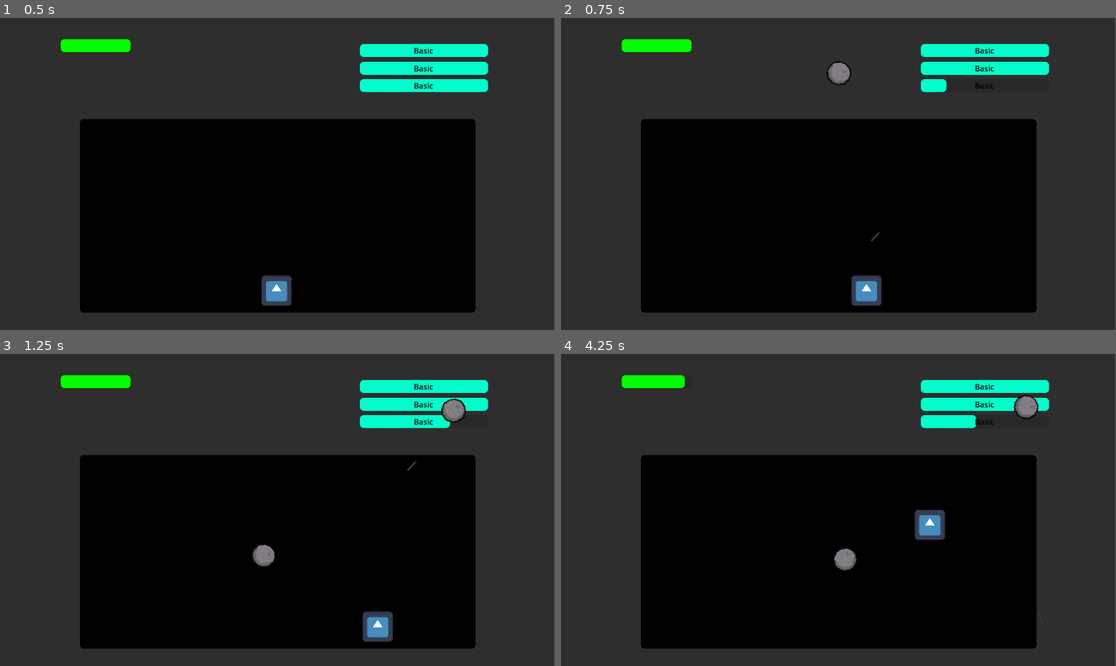
Above: before the commit, frames 1-4 (two rows, left to right).
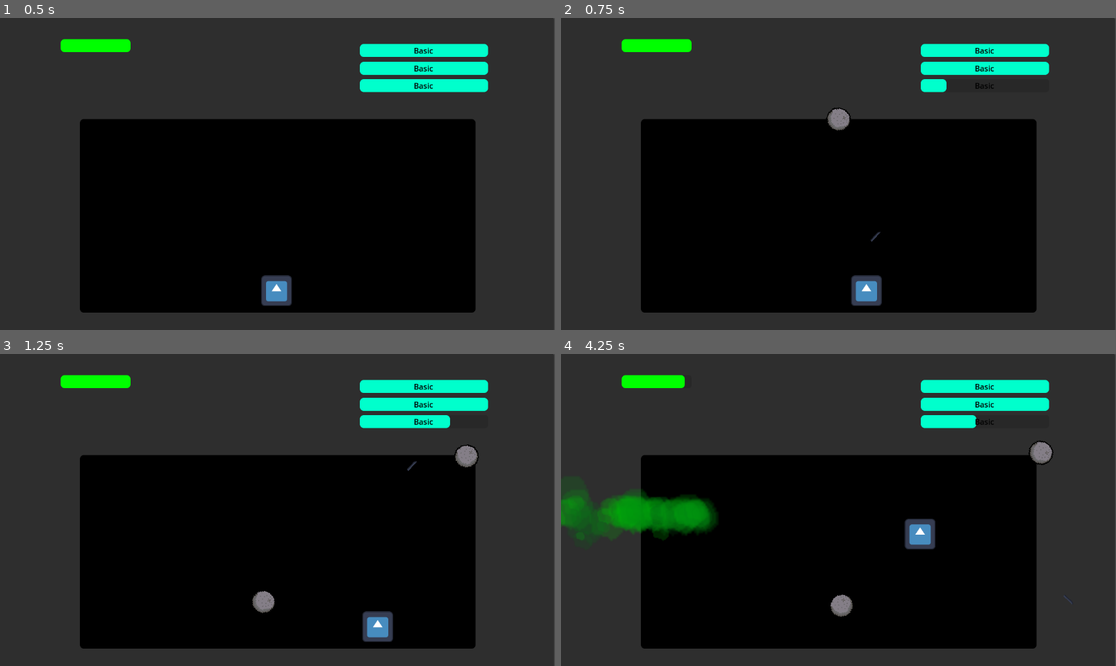
Above: after the commit, the same moments.

Repository: SampaiWasTaken/LD55
Game: Godot game, scene res://Scenes/CombatScenes/combat_scene_bat.tscn
The game is run twice, just before and just after one commit, with the same random seed, the same clock (stepped at 60 frames per second) and the same inputs. This scene is started directly instead of the project's main scene. The engine's default icon, where the game draws it, is replaced by a stand-in: a white triangle on a blue panel in a dark square.
Inputs (mouse positions are in pixels of both pictures, inside the frame that each line leads up to):
- Up to frame 1 (0.5 s): no input
- Up to frame 2 (0.75 s): tap Enter at 0.5 s; move the mouse to (960, 158) at 0.52 s; press the mouse at (960, 158) at 0.53 s; hold D (walkRight) from 0.53 s (still down)
- Up to frame 3 (1.25 s): keep holding D (walkRight)
- Up to frame 4 (4.25 s): move the mouse to (727, 525) at 1.27 s; release D (walkRight) at 1.28 s; release the mouse at (727, 525) at 1.28 s; hold Down (walkDown) 1.28-2.03 s; tap E (interact) at 1.35 s; click (727, 525) at 1.55 s; move the mouse to (894, 441) at 2.02 s; press the mouse at (894, 441) at 2.03 s; hold D (walkRight) 2.03-2.78 s; move the mouse to (810, 572) at 2.77 s; release the mouse at (810, 572) at 2.78 s; hold W (walkUp) 2.78-3.53 s; click (810, 572) at 2.85 s; move the mouse to (1005, 556) at 3.52 s; hold A (walkLeft) from 3.53 s (still down); hold E (interact) from 3.53 s (still down); click (1005, 556) at 3.8 s

Frame 1 is identical in both runs. In frame 2, 0.5% of the frame differs, in the area x 47-53%, y 13-37%; in frame 3, 0.9%; in frame 4, 5.0%, in the area x 0-93%, y 12-87%.

Commit message:
added gas attack

Diff:
--- /dev/null
+++ b/Assets/bad_gas.tres
@@ -0,0 +1,10 @@
+[gd_resource type="ParticleProcessMaterial" format=3 uid="uid://d3qdx6tm4dhi1"]
+
+[resource]
+lifetime_randomness = 0.12
+particle_flag_rotate_y = true
+particle_flag_disable_z = true
+radial_velocity_max = 200.0
+scale_max = 5.0
+color = Color(0, 1, 0, 0.196078)
+hue_variation_max = 0.3
--- /dev/null
+++ b/Scenes/CombatScenes/bad_gas.gd
@@ -0,0 +1,20 @@
+extends Area2D
+
+var velocity: Vector2 = Vector2()
+@export var oppositionString = ""
+@export var duration = 5
+var direction = Vector2.ZERO
+
+func _ready():
+	connect("body_entered",  _on_body_entered)
+
+func _process(delta):
+	position += velocity * delta
+	duration -= delta
+	if duration <= 0:
+		queue_free()
+
+func _on_body_entered(body:Node2D):
+	if body.is_in_group(oppositionString):
+		body.hurt()
+		queue_free()
--- /dev/null
+++ b/Scenes/CombatScenes/bad_gas.tscn
@@ -0,0 +1,28 @@
+[gd_scene load_steps=5 format=3 uid="uid://c7iy0ckisjusy"]
+
+[ext_resource type="Texture2D" uid="uid://bdgjpb2si22po" path="res://Assets/poison.png" id="1_gxldk"]
+[ext_resource type="Script" path="res://Scenes/CombatScenes/bad_gas.gd" id="1_pdxlk"]
+[ext_resource type="Material" uid="uid://d3qdx6tm4dhi1" path="res://Assets/bad_gas.tres" id="2_nnhm1"]
+
+[sub_resource type="CircleShape2D" id="CircleShape2D_fgxdo"]
+radius = 63.0079
+
+[node name="Node2D" type="Area2D"]
+collision_layer = 2
+script = ExtResource("1_pdxlk")
+oppositionString = "MiniPlayer"
+
+[node name="GPUParticles2D" type="GPUParticles2D" parent="."]
+texture_filter = 2
+texture_repeat = 2
+scale = Vector2(0.1, 0.1)
+amount = 100
+process_material = ExtResource("2_nnhm1")
+texture = ExtResource("1_gxldk")
+
+[node name="CollisionShape2D" type="CollisionShape2D" parent="."]
+shape = SubResource("CircleShape2D_fgxdo")
+
+[node name="Sprite2D" type="Sprite2D" parent="."]
+visible = false
+texture = ExtResource("1_gxldk")
--- a/Scenes/CombatScenes/combat_scene_bat.tscn
+++ b/Scenes/CombatScenes/combat_scene_bat.tscn
@@ -1,24 +1,57 @@
-[gd_scene load_steps=4 format=3 uid="uid://ddcvt4av8pk8a"]
+[gd_scene load_steps=5 format=3 uid="uid://ddcvt4av8pk8a"]
 
 [ext_resource type="PackedScene" uid="uid://40pvj01vaun1" path="res://Scenes/CombatScenes/combatScene.tscn" id="1_bfrwy"]
 [ext_resource type="Script" path="res://Scripts/Combat/combat_scene_bat.gd" id="2_38kw8"]
 
 [sub_resource type="Curve2D" id="Curve2D_kdrnh"]
 _data = {
-"points": PackedVector2Array(0, 0, 0, 0, 162, 56, 0, 0, 0, 0, 994, 56)
+"points": PackedVector2Array(0, 0, 0, 0, 127.142, 153, 0, 0, 0, 0, 1025.01, 151)
+}
+point_count = 2
+
+[sub_resource type="Curve2D" id="Curve2D_lxwqv"]
+_data = {
+"points": PackedVector2Array(0, 0, 0, 0, 114, 335, 0, 0, 0, 0, 114, 604)
 }
 point_count = 2
 
 [node name="Node2D" instance=ExtResource("1_bfrwy")]
 script = ExtResource("2_38kw8")
 
+[node name="Walls" parent="." index="3"]
+metadata/_edit_use_anchors_ = true
+
+[node name="UI" parent="." index="5"]
+metadata/_edit_use_anchors_ = true
+
+[node name="HPBar" parent="UI" index="3"]
+metadata/_edit_use_anchors_ = true
+
 [node name="BoulderPath" type="Path2D" parent="." index="7"]
+position = Vector2(5.54772, 0)
+scale = Vector2(0.994577, 1)
 curve = SubResource("Curve2D_kdrnh")
 
 [node name="BoulderSpawner" type="PathFollow2D" parent="BoulderPath" index="0"]
-position = Vector2(162, 56)
+position = Vector2(127.142, 153)
+rotation = -0.00222749
 
 [node name="BoulderTimer" type="Timer" parent="." index="8"]
 wait_time = 0.5
 
+[node name="GasTimer" type="Timer" parent="." index="9"]
+wait_time = 3.0
+
+[node name="Path2D" type="Path2D" parent="." index="10"]
+curve = SubResource("Curve2D_lxwqv")
+
+[node name="PathFollow2D" type="PathFollow2D" parent="Path2D" index="0"]
+position = Vector2(114, 335)
+rotation = 1.5708
+
+[node name="GasSpawn" type="Marker2D" parent="Path2D/PathFollow2D" index="0"]
+position = Vector2(-2, -1)
+rotation = -1.57428
+
 [connection signal="timeout" from="BoulderTimer" to="." method="_on_boulder_timer_timeout"]
+[connection signal="timeout" from="GasTimer" to="." method="_on_gas_timer_timeout"]
--- a/Scripts/Combat/boulder.gd
+++ b/Scripts/Combat/boulder.gd
@@ -8,7 +8,6 @@
 
 
 func _on_body_entered(body):
-	print("bruh")
 	if body.is_in_group("MiniPlayer"):
 		body.hurt()
 		queue_free()
--- a/Scripts/Combat/combat_scene_bat.gd
+++ b/Scripts/Combat/combat_scene_bat.gd
@@ -1,9 +1,11 @@
 extends combatScene
 
 var obj_boulder = preload("res://Scenes/CombatScenes/boulder.tscn")
+var obj_gas = preload("res://Scenes/CombatScenes/bad_gas.tscn")
 
 func _ready():
 	$BoulderTimer.start()
+	$GasTimer.start()
 
 func _on_boulder_timer_timeout():
 	var boulder = obj_boulder.instantiate()
@@ -22,3 +24,20 @@
 
 
 	add_child(boulder)
+
+
+func _on_gas_timer_timeout():
+	var dir = global_position.direction_to($player.global_position)
+	shoot(150)
+	$Path2D/PathFollow2D.progress_ratio = randf()
+
+func shoot(speed: float):
+	print("gas")
+	var gas = obj_gas.instantiate()
+	var loc = $Path2D/PathFollow2D/GasSpawn.global_position
+	gas.position = loc
+	gas.scale = Vector2(0.1, 0.1)
+	gas.velocity = Vector2(speed, 0)
+
+	$"..".add_child(gas)
+	$GasTimer.start(randi_range(2,7))
Binary file added: Assets/poison.png
Not shown, added: Assets/poison.png.import
Not shown: 1 places in Scenes/CombatScenes/boulder.tscn that only renumber resources
